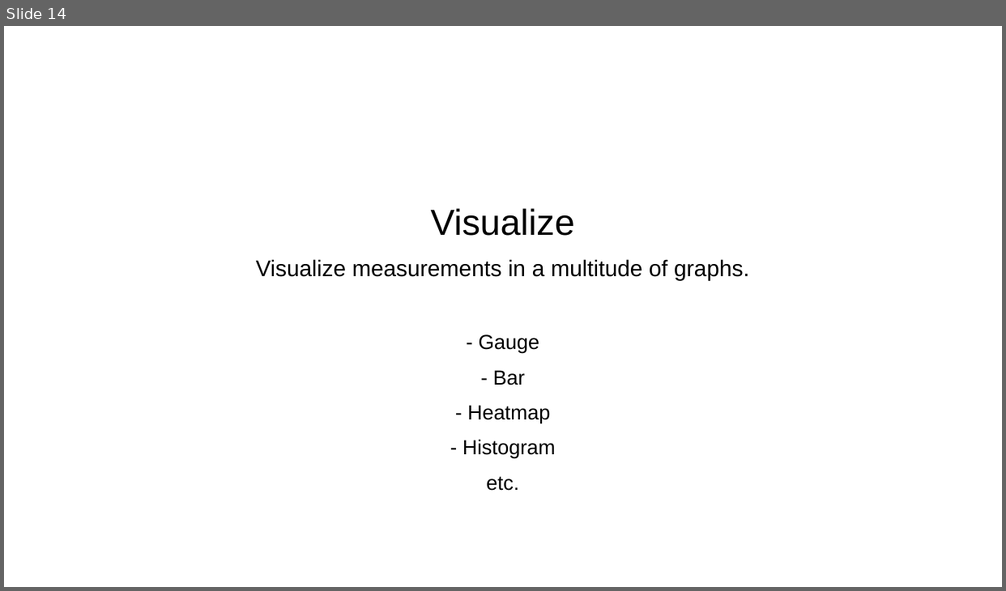
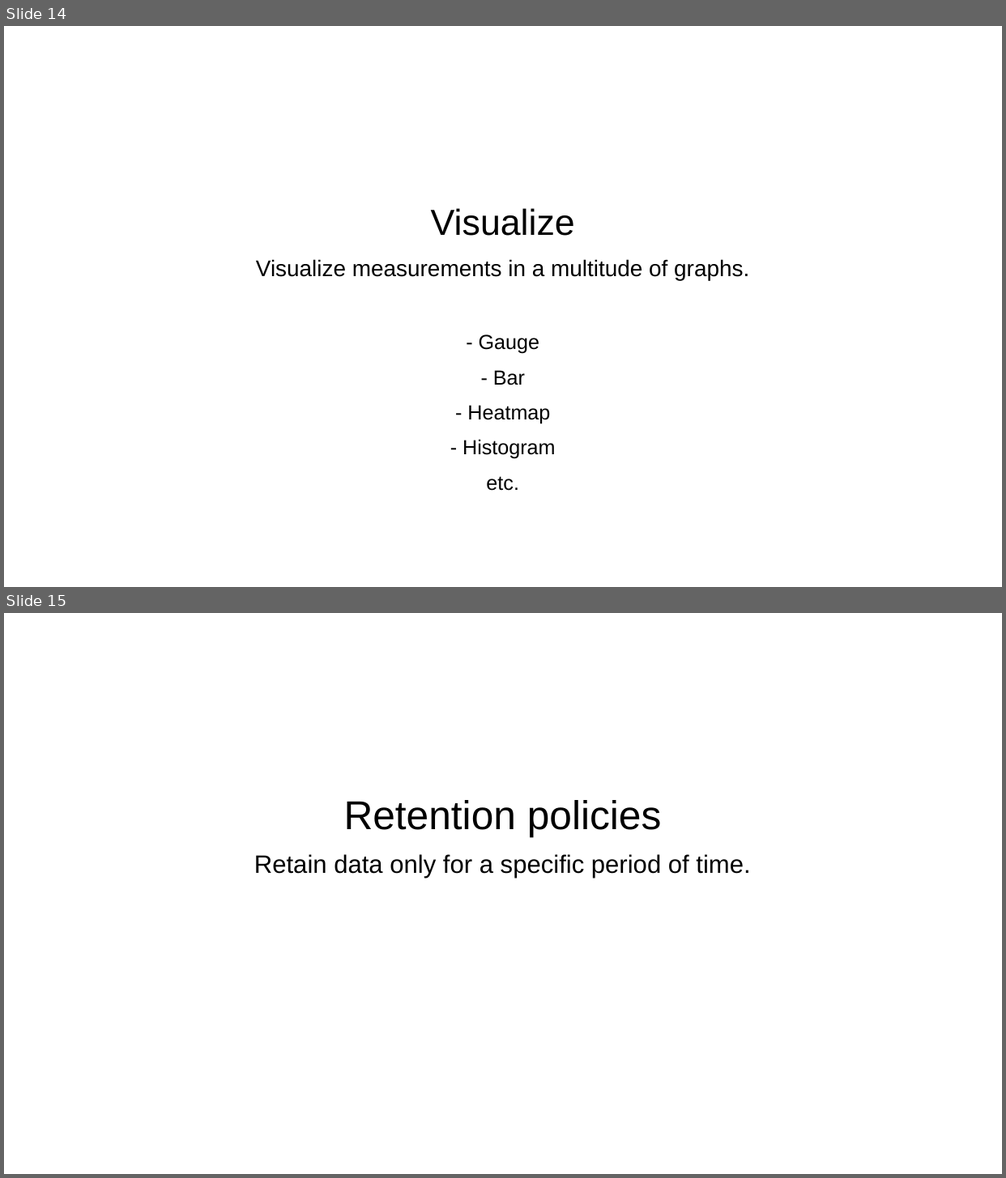
Before and after one commit to skrabbenborg/nosql-talk, a slide deck: presentation/presentation.pptx. Shown one above the other, each under a label of ours: slide 14 before the commit, slides 14 and 15 after it. The pictures are 1006x591 and 1006x1178 pixels, drawn with LibreOffice and Linux fonts; fonts in the diff are those of the drawing; background and template pictures are left out. Boxes give left, top, right and bottom in pixels: in the first picture for what was removed or moved away, otherwise in the second. Text is boxed around its words. In the diff, an @@ line names an element or a change of style, - is before the commit and + after.

```diff
--- a/presentation/presentation.pptx
+++ b/presentation/presentation.pptx
@@ slide 15 added at [4, 613, 1002, 1174], background picture (left out) @@
@@ text added at [254, 800, 750, 878], 20 pt, text #000000 @@
+Retention policies
+Retain data only for a specific period of time.
```
Also in this commit, not shown: 1 other slide added, 2 other files.
